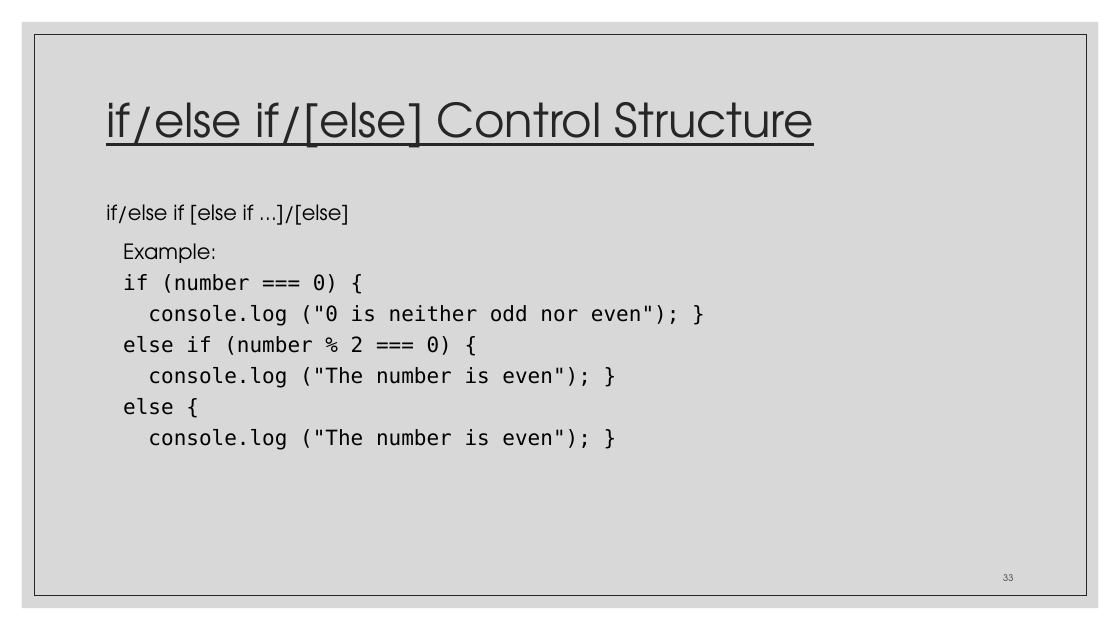
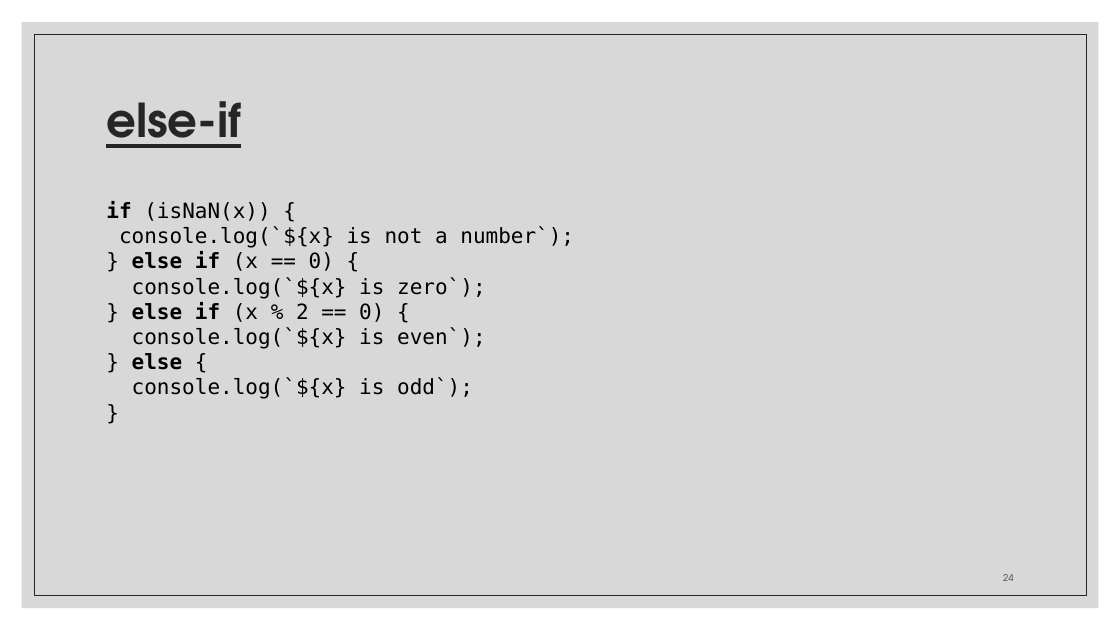
Before and after one commit to zackstotts/base-node-curriculum, a slide deck: slide 24 of unit_00/html_review/04 JavaScript.pptx (slide 33 before the commit). Drawn at 1120x630 pixels with LibreOffice and Linux fonts; fonts in the diff are those of the drawing. Boxes give left, top, right and bottom in pixels: in the first picture for what was removed or moved away, otherwise in the second. Text is boxed around its words. In the diff, an @@ line names an element or a change of style, - is before the commit and + after.

```diff
--- a/unit_00/html_review/04 JavaScript.pptx
+++ b/unit_00/html_review/04 JavaScript.pptx
@@ title at [106,101,241,148]: text changed; bold on @@
-if/else if/[else] Control Structure
+else-if
@@ text at [106,201,574,399]: text changed @@
-if/else if [else if …]/[else]
-Example:
-  if (number === 0) {
-  console.log ("0 is neither odd nor even"); }
-  else if (number % 2 === 0) {
-  console.log ("The number is even"); }
-  else {
-  console.log ("The number is even"); }
+if (isNaN(x)) {
+console.log(`${x} is not a number`);
+} else if (x == 0) {
+console.log(`${x} is zero`);
+} else if (x % 2 == 0) {
+console.log(`${x} is even`);
+} else {
+console.log(`${x} is odd`);
+}
```
Also in this commit, not shown: 12 other slides changed, 25 slides added, 28 slides removed.
